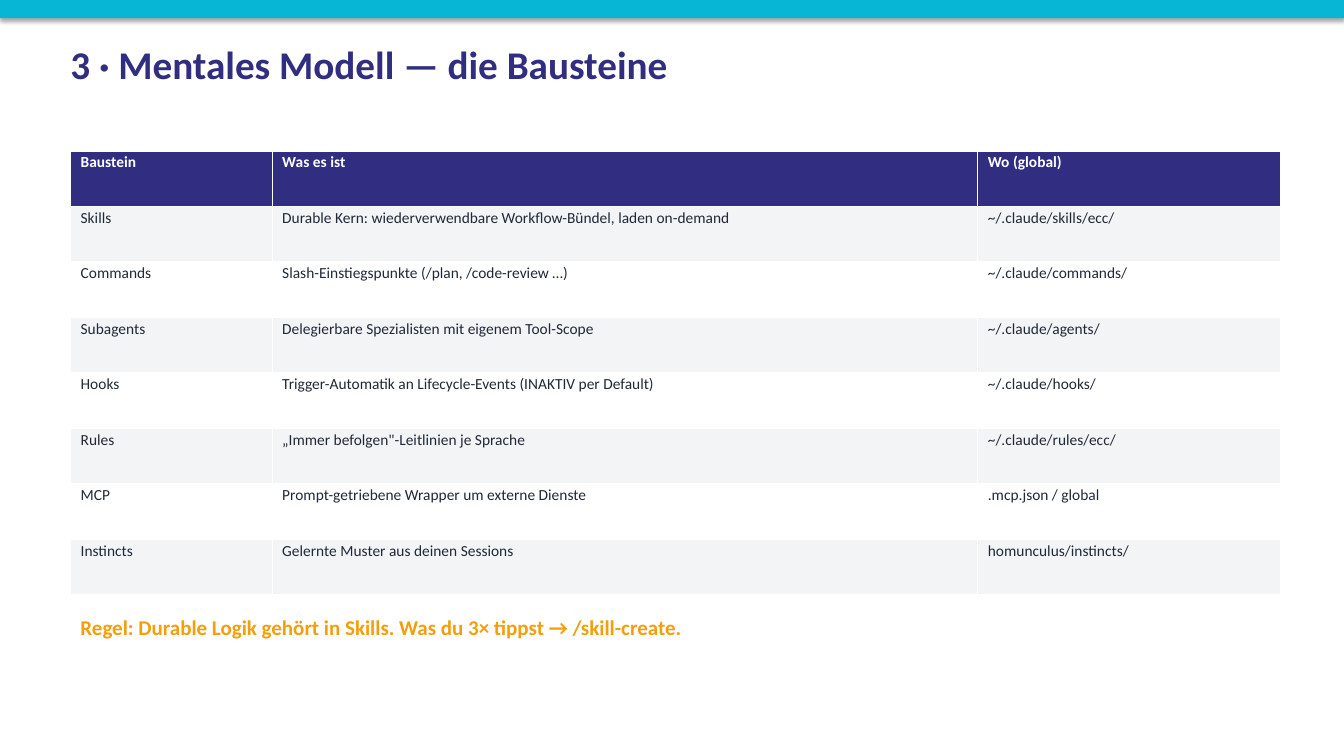
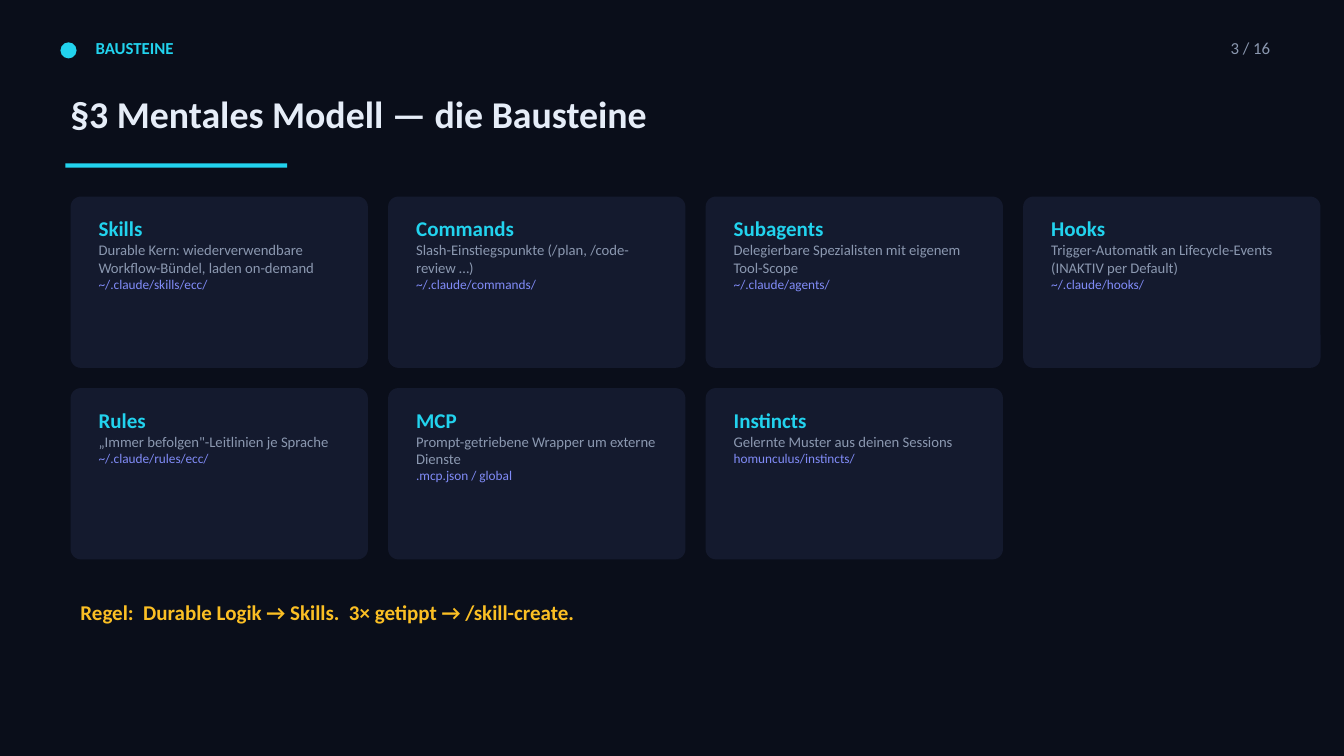
Before and after one commit to Paulee8155/Claude-Code-BestPractice, a slide deck: slide 4 of docs/ECC-Harness-Guide.de.pptx. Drawn at 1344x756 pixels with LibreOffice and Linux fonts; fonts in the diff are those of the drawing. Boxes give left, top, right and bottom in pixels: in the first picture for what was removed or moved away, otherwise in the second. Text is boxed around its words. In the diff, an @@ line names an element or a change of style, - is before the commit and + after.

```diff
--- a/docs/ECC-Harness-Guide.de.pptx
+++ b/docs/ECC-Harness-Guide.de.pptx
@@ background #FFFFFF to #0A0E1A @@
@@ rectangle removed at <box>0,0,1344,18</box> @@
@@ ellipse added at <box>60,42,77,58</box>, fill #22D3EE @@
@@ text added at <box>96,43,174,54</box>, 12 pt, text #22D3EE, bold @@
+BAUSTEINE
@@ text added at <box>1231,42,1270,54</box>, 12 pt, text #8B98B0 @@
+3 / 16
@@ text at <box>70,101,647,130</box>: text changed; size 28 to 27 pt; text colour #312E81 to #E6EDF8 @@
-3 · Mentales Modell — die Bausteine
+§3 Mentales Modell — die Bausteine
@@ rectangle added at <box>66,163,287,167</box>, fill #22D3EE @@
@@ table removed at <box>71,151,1280,595</box>, 8 rows, 3 columns @@
-Baustein | Was es ist | Wo (global)
-Skills | Durable Kern: wiederverwendbare Workflow-Bündel, laden on-demand | ~/.claude/skills/ecc/
-Commands | Slash-Einstiegspunkte (/plan, /code-review …) | ~/.claude/commands/
-Subagents | Delegierbare Spezialisten mit eigenem Tool-Scope | ~/.claude/agents/
-Hooks | Trigger-Automatik an Lifecycle-Events (INAKTIV per Default) | ~/.claude/hooks/
-Rules | „Immer befolgen"-Leitlinien je Sprache | ~/.claude/rules/ecc/
-MCP | Prompt-getriebene Wrapper um externe Dienste | .mcp.json / global
-Instincts | Gelernte Muster aus deinen Sessions | homunculus/instincts/
@@ rounded rectangle added at <box>71,197,368,368</box>, fill #141A2E @@
@@ rounded rectangle added at <box>388,197,686,368</box>, fill #141A2E @@
@@ rounded rectangle added at <box>706,197,1003,368</box>, fill #141A2E @@
@@ rounded rectangle added at <box>1023,197,1321,368</box>, fill #141A2E @@
@@ text added at <box>99,221,314,275</box>, 10.5 pt, text #8B98B0 @@
+Skills
+Durable Kern: wiederverwendbare Workflow-Bündel, laden on-demand
+~/.claude/skills/ecc/
@@ text added at <box>734,221,960,276</box>, 10.5 pt, text #8B98B0 @@
+Subagents
+Delegierbare Spezialisten mit eigenem Tool-Scope
+~/.claude/agents/
@@ text added at <box>416,244,629,290</box>, 10.5 pt, text #8B98B0 @@
+Commands
+Slash-Einstiegspunkte (/plan, /code-review …)
+~/.claude/commands/
@@ text added at <box>1051,245,1272,290</box>, 10.5 pt, text #8B98B0 @@
+Hooks
+Trigger-Automatik an Lifecycle-Events (INAKTIV per Default)
+~/.claude/hooks/
@@ rounded rectangle added at <box>71,388,368,560</box>, fill #141A2E @@
@@ rounded rectangle added at <box>388,388,686,560</box>, fill #141A2E @@
@@ rounded rectangle added at <box>706,388,1003,560</box>, fill #141A2E @@
@@ text added at <box>99,413,328,464</box>, 10.5 pt, text #8B98B0 @@
+Rules
+„Immer befolgen"-Leitlinien je Sprache
+~/.claude/rules/ecc/
@@ text added at <box>416,414,655,483</box>, 10.5 pt, text #8B98B0 @@
+MCP
+Prompt-getriebene Wrapper um externe Dienste
+.mcp.json / global
@@ text added at <box>734,413,953,464</box>, 10.5 pt, text #8B98B0 @@
+Instincts
+Gelernte Muster aus deinen Sessions
+homunculus/instincts/
@@ text at <box>80,605,574,624</box>: text changed; text colour #F59E0B to #FBBF24 @@
-Regel: Durable Logik gehört in Skills. Was du 3× tippst → /skill-create.
+Regel: Durable Logik → Skills. 3× getippt → /skill-create.
```
Also in this commit, not shown: 12 other slides changed, 4 slides added, 1 slide removed, 5 other files.
